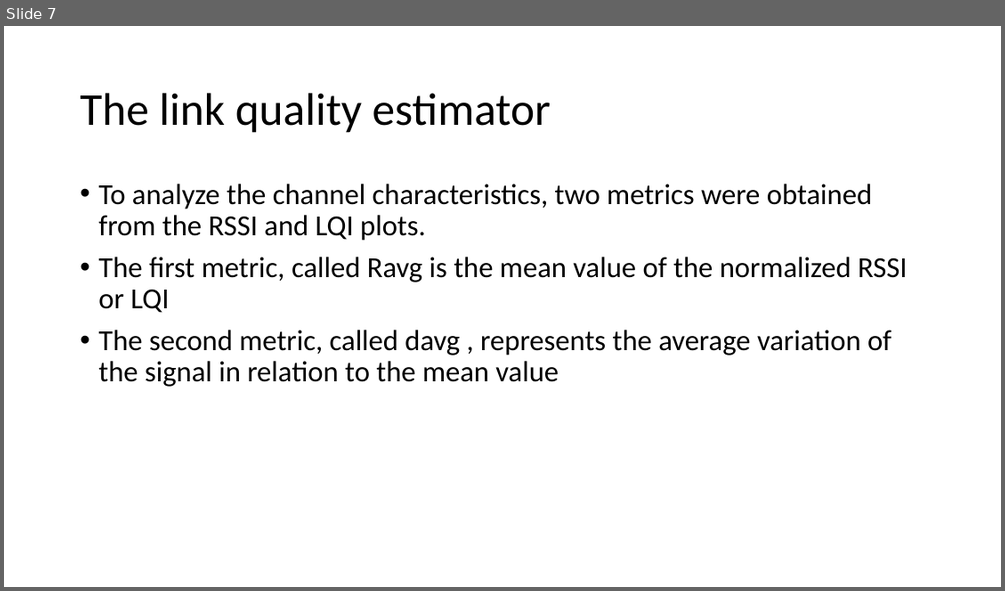
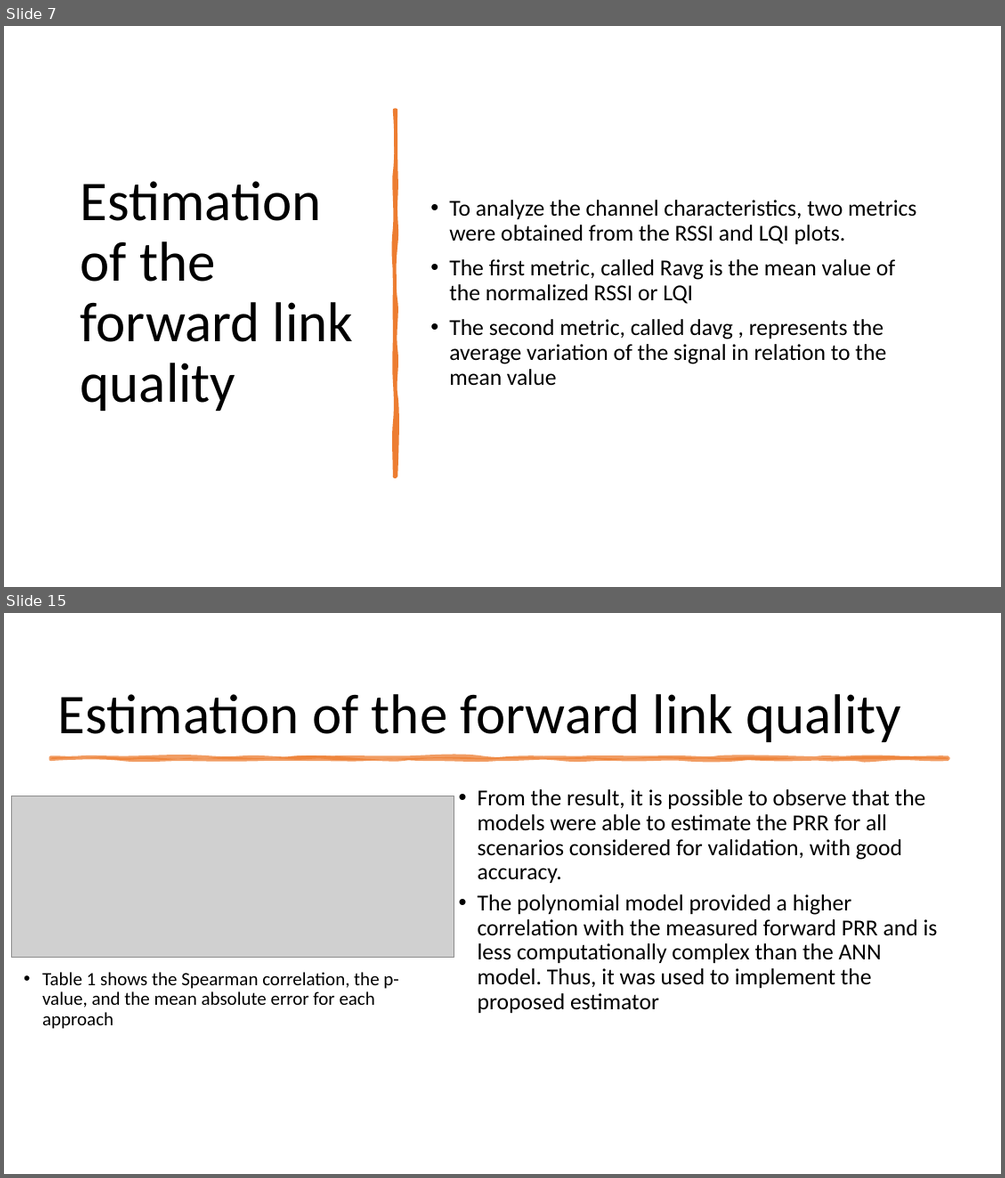
Before and after one commit to huynn8/paper_draft, a slide deck: Real-time link quality estimation for industrial wireless sensor networks using de dicate d nodes.pptx. Shown one above the other, each under a label of ours: slide 7 before the commit, slides 7 and 15 after it; the slides between them are not shown. The pictures are 1005x591 and 1005x1178 pixels, drawn with LibreOffice and Linux fonts; fonts in the diff are those of the drawing; grey boxes stand for pictures. Boxes give left, top, right and bottom in pixels: in the first picture for what was removed or moved away, otherwise in the second. Text is boxed around its words. In the diff, an @@ line names an element or a change of style, - is before the commit and + after.

```diff
--- a/Real-time link quality estimation for industrial wireless sensor networks using de dicate d nodes.pptx
+++ b/Real-time link quality estimation for industrial wireless sensor networks using de dicate d nodes.pptx
@@ slide 15 added at bbox=[4, 613, 1001, 1174], background #FFFFFF @@
@@ title added at bbox=[58, 694, 902, 742], 54 pt, text #000000 @@
+Estimation of the forward link quality
@@ freeform shape added at bbox=[51, 757, 948, 759], fill #ED7D31 at 75% opacity, outline #ED7D31 3.5 pt @@
@@ picture added at bbox=[11, 796, 454, 957] @@
@@ text added at bbox=[477, 789, 938, 1013], 22 pt, text #000000 @@
+• From the result, it is possible to observe that the models were able to estimate the PRR for all scenarios considered for validation, with good accuracy.
+• The polynomial model provided a higher correlation with the measured forward PRR and is less computationally complex than the ANN model. Thus, it was used to implement the proposed estimator
@@ text added at bbox=[42, 972, 398, 1029], 18 pt, text #000000 @@
+• Table 1 shows the Spearman correlation, the p-value, and the mean absolute error for each approach
@@ slide 7 changed as well @@
@@ text "To analyze the channel characteristics, ...": place and size @@
-text "To analyze the channel characteristics, ..." at bbox=[98, 184, 906, 386]
+text "To analyze the channel characteristics, ..." at bbox=[449, 200, 916, 386]
@@ text "To analyze the channel characteristics, ..." at bbox=[449, 200, 916, 386]: size 28 to 22 pt; vertical alignment top to middle @@
@@ freeform shape added at bbox=[395, 110, 396, 476], fill #ED7D31, outline #ED7D31 3.25 pt @@
@@ title at bbox=[81, 181, 354, 410]: text changed; size 44 to 54 pt @@
-The link quality estimator
+Estimation of the forward link quality
```
Also in this commit, not shown: 7 other slides changed, 21 other slides added, 1 slide removed.
